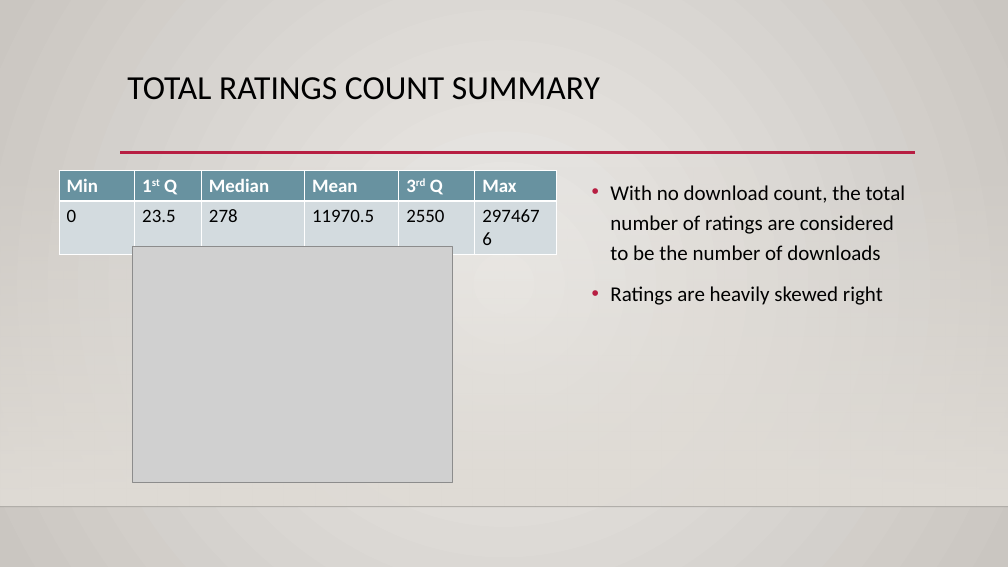
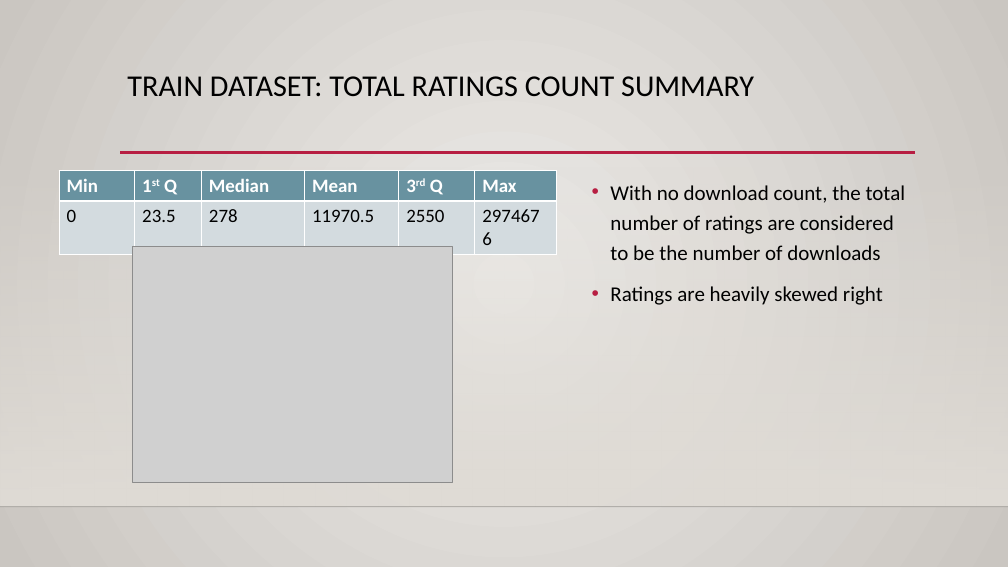
Before and after one commit to dquarshie89/DATA-621-FINAL_PROJECT, a slide deck: slide 6 of App Prediction Presentation.pptx. Drawn at 1008x567 pixels with LibreOffice and Linux fonts; fonts in the diff are those of the drawing; grey boxes stand for pictures; background and template pictures are left out. Boxes give left, top, right and bottom in pixels: in the first picture for what was removed or moved away, otherwise in the second. Text is boxed around its words. In the diff, an @@ line names an element or a change of style, - is before the commit and + after.

```diff
--- a/App Prediction Presentation.pptx
+++ b/App Prediction Presentation.pptx
@@ title at bbox=[127, 76, 754, 97]: text changed; size 32 to 28.8 pt @@
-TOTAL RATINGS COUNT SUMMARY
+TRAIN DATASET: TOTAL RATINGS COUNT SUMMARY
```
Also in this commit, not shown: 1 other slide changed, 1 slide added.
